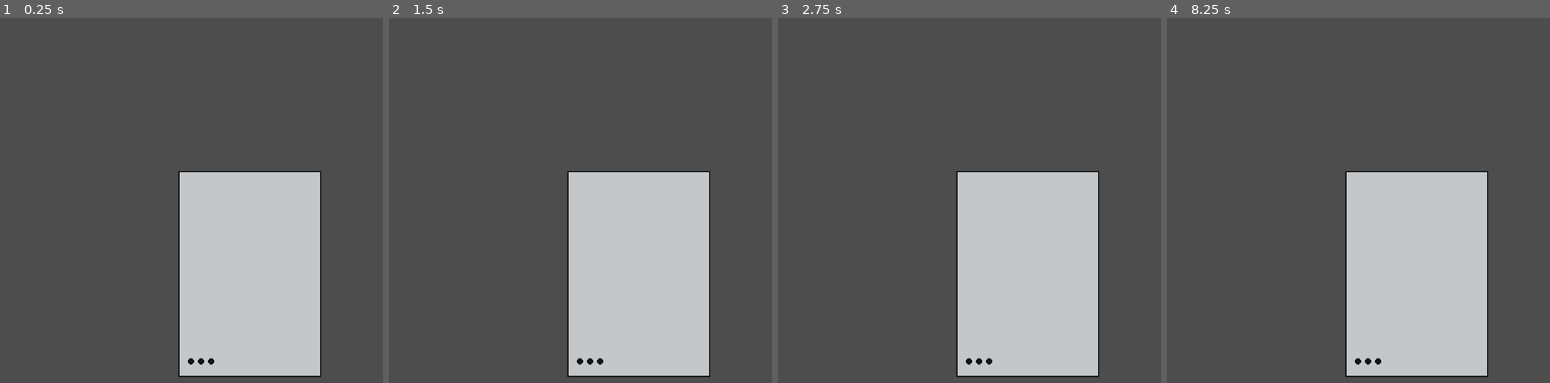
Above: before the commit, frames 1-4 (left to right).
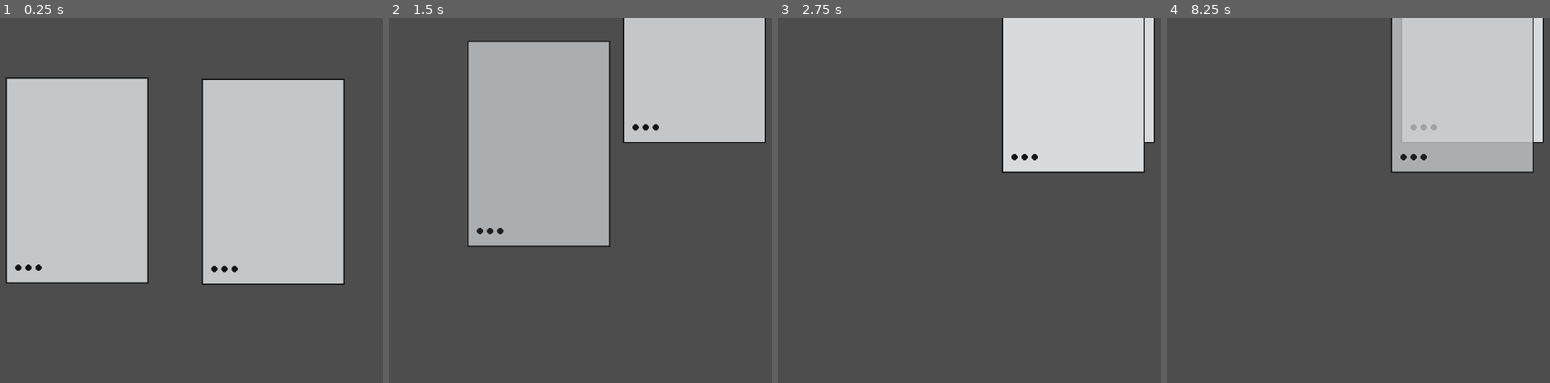
Above: after the commit, the same moments.

Repository: ifrit653/Mirai
Game: Godot game, scene res://Scenes/game.tscn
The game is run twice, just before and just after one commit, with the same random seed, the same clock (stepped at 60 frames per second) and the same inputs. This scene is started directly instead of the project's main scene.
Inputs (mouse positions are in pixels of both pictures, inside the frame that each line leads up to):
- Up to frame 1 (0.25 s): no input
- Up to frame 2 (1.5 s): tap Enter at 0.5 s; drag from (637, 273) to (672, 131) at 0.52 s; drag from (454, 244) to (672, 131) at 1.27 s
- Up to frame 3 (2.75 s): move the mouse to (1061, 131) at 2.02 s; click (1061, 131) at 2.17 s
- Up to frame 4 (8.25 s): tap Space at 2.75, 4.25, 5.75 s; drag from (1339, 306) to (outside the picture) at 2.77 s; tap Enter at 3.5, 5 s; move the mouse to (outside the picture) at 3.52 s; click (outside the picture) at 3.67 s; drag from (outside the picture) to (outside the picture) at 4.27 s; move the mouse to (1412, 222) at 5.02 s; click (1412, 222) at 5.17 s; drag from (1266, 120) to (1232, 244) at 5.77 s; move the mouse to (1534, 204) at 6.52 s; click (1534, 204) at 6.67 s; drag from (1232, 244) to (1534, 204) at 7.27 s; move the mouse to (1450, 131) at 8.02 s; click (1450, 131) at 8.17 s

The runs differ from the first frame. In frame 1, 44% of the frame differs, in the area x 1-90%, y 16-99%; in frame 2, 52%, in the area x 20-99%, y 0-99%; in frame 3, 38%; in frame 4, 38%.

Commit message:
fix drag document system

Diff:
--- /dev/null
+++ b/Scenes/draggable_document.tscn
@@ -0,0 +1,22 @@
+[gd_scene load_steps=4 format=3 uid="uid://c5pglbbyft61"]
+
+[ext_resource type="Script" uid="uid://bldelfuq3e6rp" path="res://Scripts/draggable_document.gd" id="1_wjcq4"]
+[ext_resource type="Texture2D" uid="uid://coub8lqtfnwkn" path="res://Assets/large-paper.png" id="2_b84cw"]
+
+[sub_resource type="RectangleShape2D" id="RectangleShape2D_f8qwm"]
+size = Vector2(224, 324)
+
+[node name="DraggableDocument" type="Area2D"]
+script = ExtResource("1_wjcq4")
+
+[node name="Sprite2D" type="Sprite2D" parent="."]
+texture = ExtResource("2_b84cw")
+
+[node name="CollisionShape2D" type="CollisionShape2D" parent="."]
+position = Vector2(-1, 0)
+shape = SubResource("RectangleShape2D_f8qwm")
+
+[connection signal="area_entered" from="." to="." method="_on_area_entered"]
+[connection signal="area_exited" from="." to="." method="_on_area_exited"]
+[connection signal="mouse_entered" from="." to="." method="_on_mouse_entered"]
+[connection signal="mouse_exited" from="." to="." method="_on_mouse_exited"]
--- /dev/null
+++ b/Scenes/drop_zone.tscn
@@ -0,0 +1,15 @@
+[gd_scene load_steps=3 format=3 uid="uid://bj8f07d3be0oe"]
+
+[ext_resource type="Script" uid="uid://dbt5vp24o4xql" path="res://Scripts/drop_zone.gd" id="1_tcq6s"]
+
+[sub_resource type="RectangleShape2D" id="RectangleShape2D_shdp8"]
+size = Vector2(1155, 656)
+
+[node name="DropZone" type="Area2D"]
+visibility_layer = 2
+script = ExtResource("1_tcq6s")
+
+[node name="CollisionShape2D" type="CollisionShape2D" parent="."]
+position = Vector2(575.5, 327)
+shape = SubResource("RectangleShape2D_shdp8")
+debug_color = Color(0, 0.3994683, 0.35285452, 0.41960785)
--- a/Scenes/game.tscn
+++ b/Scenes/game.tscn
@@ -1,19 +1,13 @@
-[gd_scene load_steps=5 format=3 uid="uid://ceeon4l15kdpf"]
+[gd_scene load_steps=3 format=3 uid="uid://ceeon4l15kdpf"]
 
 [ext_resource type="Script" uid="uid://cwl02wgytiqm5" path="res://Scripts/game.gd" id="1_qxrlw"]
-[ext_resource type="Script" uid="uid://c55vpei364nfa" path="res://Scenes/paper_getter.gd" id="2_3dryh"]
-[ext_resource type="PackedScene" uid="uid://c5pglbbyft61" path="res://Scenes/paper.tscn" id="2_wrm1d"]
-
-[sub_resource type="CircleShape2D" id="CircleShape2D_wowpa"]
+[ext_resource type="PackedScene" uid="uid://c5pglbbyft61" path="res://Scenes/draggable_document.tscn" id="2_qxrlw"]
 
 [node name="Game" type="Node2D"]
 script = ExtResource("1_qxrlw")
 
-[node name="PaperGetter" type="Area2D" parent="."]
-script = ExtResource("2_3dryh")
+[node name="DraggableDocument" parent="." instance=ExtResource("2_qxrlw")]
+position = Vector2(367, 257)
 
-[node name="CollisionShape2D" type="CollisionShape2D" parent="PaperGetter"]
-shape = SubResource("CircleShape2D_wowpa")
-
-[node name="Paper" parent="." instance=ExtResource("2_wrm1d")]
-position = Vector2(640, 405)
+[node name="DraggableDocument2" parent="." instance=ExtResource("2_qxrlw")]
+position = Vector2(677, 259)
--- a/Scenes/paper.tscn
+++ /dev/null
@@ -1,21 +0,0 @@
-[gd_scene load_steps=4 format=3 uid="uid://c5pglbbyft61"]
-
-[ext_resource type="Script" uid="uid://bldelfuq3e6rp" path="res://Scripts/paper.gd" id="1_c7gsp"]
-[ext_resource type="Texture2D" uid="uid://coub8lqtfnwkn" path="res://Assets/large-paper.png" id="1_thabk"]
-
-[sub_resource type="RectangleShape2D" id="RectangleShape2D_c7gsp"]
-size = Vector2(226, 326)
-
-[node name="Paper" type="CharacterBody2D"]
-collision_layer = 2
-input_pickable = true
-script = ExtResource("1_c7gsp")
-
-[node name="Sprite2D" type="Sprite2D" parent="."]
-texture = ExtResource("1_thabk")
-
-[node name="CollisionShape2D" type="CollisionShape2D" parent="."]
-shape = SubResource("RectangleShape2D_c7gsp")
-
-[connection signal="mouse_entered" from="." to="." method="_on_mouse_entered"]
-[connection signal="mouse_exited" from="." to="." method="_on_mouse_exited"]
--- /dev/null
+++ b/Scripts/draggable_document.gd
@@ -0,0 +1,116 @@
+class_name DraggableDocument
+extends Area2D
+
+# Dragging state
+var is_dragging := false
+var drag_offset := Vector2.ZERO
+var mouse_is_over := false
+
+# References
+@onready var sprite: Sprite2D = $Sprite2D
+@onready var main_scene = get_parent()
+
+# Visual feedback
+var original_modulate := Color.WHITE
+var hover_modulate := Color(1.1, 1.1, 1.1, 1.0)  # Slightly brighter on hover
+var drag_modulate := Color(1, 1, 1, 0.8)  # Semi-transparent when dragging
+
+func _ready() -> void:
+	# Add to document group
+	add_to_group("document")
+
+	# Enable mouse input
+	input_pickable = true
+
+	# Store original modulate
+	if sprite:
+		original_modulate = sprite.modulate
+
+	print("Document ready: ", name)
+
+func _input(event: InputEvent) -> void:
+	# Handle mouse clicks and dragging
+	if event is InputEventMouseButton and event.button_index == MOUSE_BUTTON_LEFT:
+		if event.pressed:
+			# FIXED: Added is_topmost_under_mouse() check
+			if mouse_is_over and is_topmost_under_mouse():
+				# Click detected - bring to front and start drag
+				bring_to_front()
+				start_drag()
+				# FIXED: Stop event from propagating to documents below
+				get_viewport().set_input_as_handled()
+		else:
+			# Release - stop dragging
+			if is_dragging:
+				stop_drag()
+				get_viewport().set_input_as_handled()
+
+	# Handle mouse motion during drag
+	elif event is InputEventMouseMotion:
+		if is_dragging:
+			global_position = get_global_mouse_position() - drag_offset
+			# FIXED: Stop event propagation during drag
+			get_viewport().set_input_as_handled()
+
+# FIXED: Added this function to check if we're the topmost document
+func is_topmost_under_mouse() -> bool:
+	"""Check if this is the topmost document under the mouse cursor"""
+	var highest_z = z_index
+
+	# Check all other documents
+	for node in get_tree().get_nodes_in_group("document"):
+		if node == self:
+			continue
+
+		# If another document is also under mouse and has higher z, we're not topmost
+		if node is Area2D and node.mouse_is_over and node.z_index > highest_z:
+			return false
+
+	return true
+
+func _on_mouse_entered() -> void:
+	"""Mouse entered the document area"""
+	mouse_is_over = true
+
+	# Highlight on hover (only if not dragging)
+	if not is_dragging and sprite:
+		sprite.modulate = hover_modulate
+
+func _on_mouse_exited() -> void:
+	"""Mouse left the document area"""
+	mouse_is_over = false
+
+	# Remove highlight (only if not dragging)
+	if not is_dragging and sprite:
+		sprite.modulate = original_modulate
+
+func bring_to_front() -> void:
+	"""Bring this document to the front"""
+	if main_scene and main_scene.has_method("bring_document_to_front"):
+		main_scene.bring_document_to_front(self)
+
+func start_drag() -> void:
+	"""Start dragging this document"""
+	is_dragging = true
+
+	# Calculate offset from mouse to document center
+	drag_offset = get_global_mouse_position() - global_position
+
+	# Visual feedback - make semi-transparent
+	if sprite:
+		sprite.modulate = drag_modulate
+
+	print("Started dragging: ", name)
+
+func stop_drag() -> void:
+	"""Stop dragging this document"""
+	is_dragging = false
+
+	# Restore visual appearance
+	if sprite:
+		if mouse_is_over:
+			sprite.modulate = hover_modulate
+		else:
+			sprite.modulate = original_modulate
+
+	print("Stopped dragging at position: ", global_position)
--- /dev/null
+++ b/Scripts/drop_zone.gd
@@ -0,0 +1,26 @@
+extends Area2D
+
+@onready var sprite: Sprite2D = $Sprite2D  # Optional background sprite
+var original_modulate := Color.WHITE
+var hover_modulate := Color(0.8, 1.0, 0.8, 1.0)  # Green tint
+var documents: Array[Area2D] = []
+
+func _ready() -> void:
+	add_to_group("drop_zone")
+	if sprite:
+		original_modulate = sprite.modulate
+
+func on_document_hover(is_hovering: bool) -> void:
+	"""Called when a document enters/exits this zone"""
+	if sprite:
+		if is_hovering:
+			sprite.modulate = hover_modulate
+		else:
+			sprite.modulate = original_modulate
+
+func on_document_dropped(document: Area2D) -> void:
+	"""Called when a document is dropped in this zone"""
+	documents.append(document)
+	if sprite:
+		sprite.modulate = original_modulate
+	print("Document accepted! Total: ", documents.size())
--- a/Scripts/game.gd
+++ b/Scripts/game.gd
@@ -1,22 +1,20 @@
 extends Node2D
-var paper_stack = []
-var paper_scene = preload("res://Scenes/paper.tscn")
-# Called when the node enters the scene tree for the first time.
+
+# Optional: Keep track of all documents
+var documents: Array[Area2D] = []
+var next_z_index := 1  # For bringing documents to front
+
 func _ready() -> void:
-	for i in range(0, 2):
-		var paper = paper_scene.instantiate()
-		add_paper(paper)
+	# Find all documents in the scene
+	for child in get_children():
+		if child is Area2D and child.is_in_group("document"):
+			documents.append(child)
+			# Set initial z-index
+			child.z_index = next_z_index
+			next_z_index += 1
 
-func add_paper(paper):
-	paper_stack.append(paper)
-	var count = 0
-	for p in paper_stack:
-		p.z_index = count
-		count += 1
-func push_paper_to_top(paper):
-	paper_stack.erase(paper)
-	add_paper(paper)
-
-# Called every frame. 'delta' is the elapsed time since the previous frame.
-func _process(delta: float) -> void:
-	pass
+func bring_document_to_front(document: Area2D) -> void:
+	"""Bring a document to the front by giving it the highest z-index"""
+	document.z_index = next_z_index
+	next_z_index += 1
+	print("Document '%s' brought to front (z: %d)" % [document.name, document.z_index])
--- a/Scripts/paper.gd
+++ /dev/null
@@ -1,40 +0,0 @@
-extends CharacterBody2D
-var dragginDistance
-var dir
-var dragging : bool
-var mouse_in := false
-var chosen := false
-var newPosition = Vector2()
-func _input(event: InputEvent) -> void:
-	if event is InputEventMouseButton:
-		if chosen and event.is_pressed() && mouse_in:
-			dragginDistance = position.direction_to(get_viewport().get_mouse_position())
-			dir = (get_viewport().get_mouse_position() - position).normalized()
-			dragging = true
-			newPosition = get_viewport().get_mouse_position() - dragginDistance * dir
-		else:
-			dragging = false
-			chosen = false
-	elif event is InputEventMouseMotion:
-		if dragging:
-			newPosition = get_viewport().get_mouse_position() - dragginDistance * dir
-func _physics_process(delta: float) -> void:
-		if dragging:
-			velocity = (newPosition - position) * Vector2(30, 30)
-			move_and_slide()
-
-## Called when the node enters the scene tree for the first time.
-#func _ready() -> void:
-	#pass # Replace with function body.
-#
-#
-## Called every frame. 'delta' is the elapsed time since the previous frame.
-
-
-
-func _on_mouse_entered() -> void:
-	mouse_in = true
-
-
-func _on_mouse_exited() -> void:
-	mouse_in = false
Renamed: Scripts/paper.gd.uid -> Scripts/draggable_document.gd.uid
Not shown, added: Scripts/drop_zone.gd.uid
Renamed: Scenes/paper_getter.gd -> Scripts/paper_getter.gd
Renamed: Scenes/paper_getter.gd.uid -> Scripts/paper_getter.gd.uid
